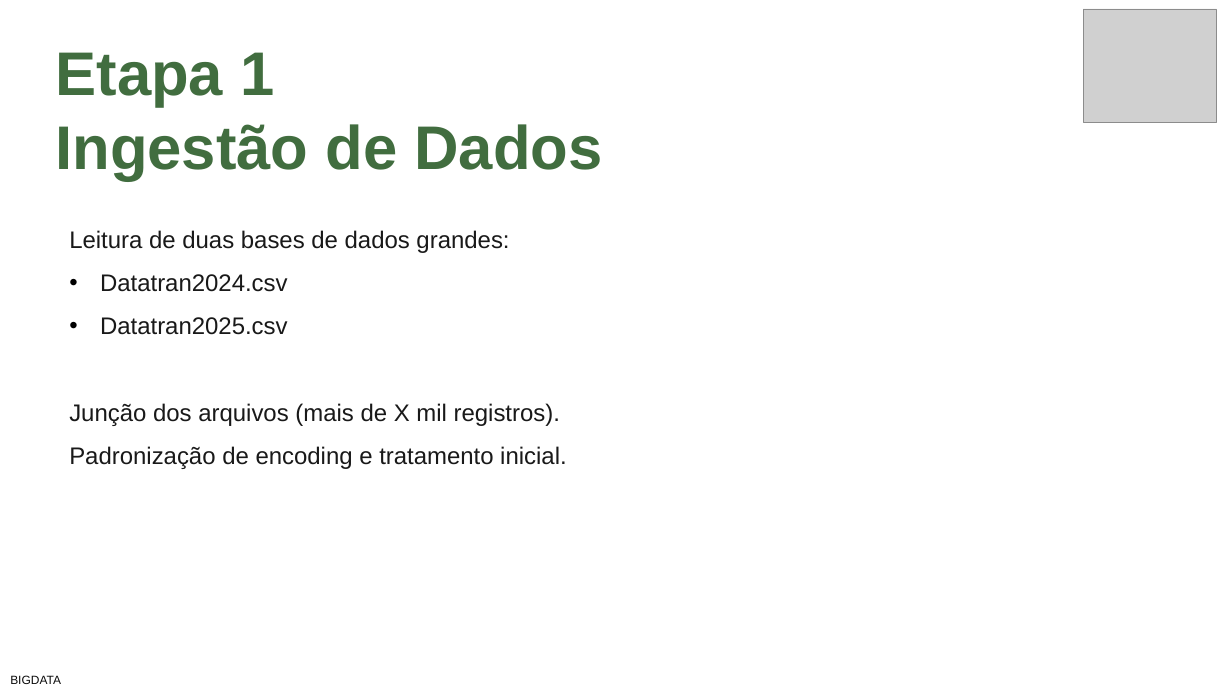
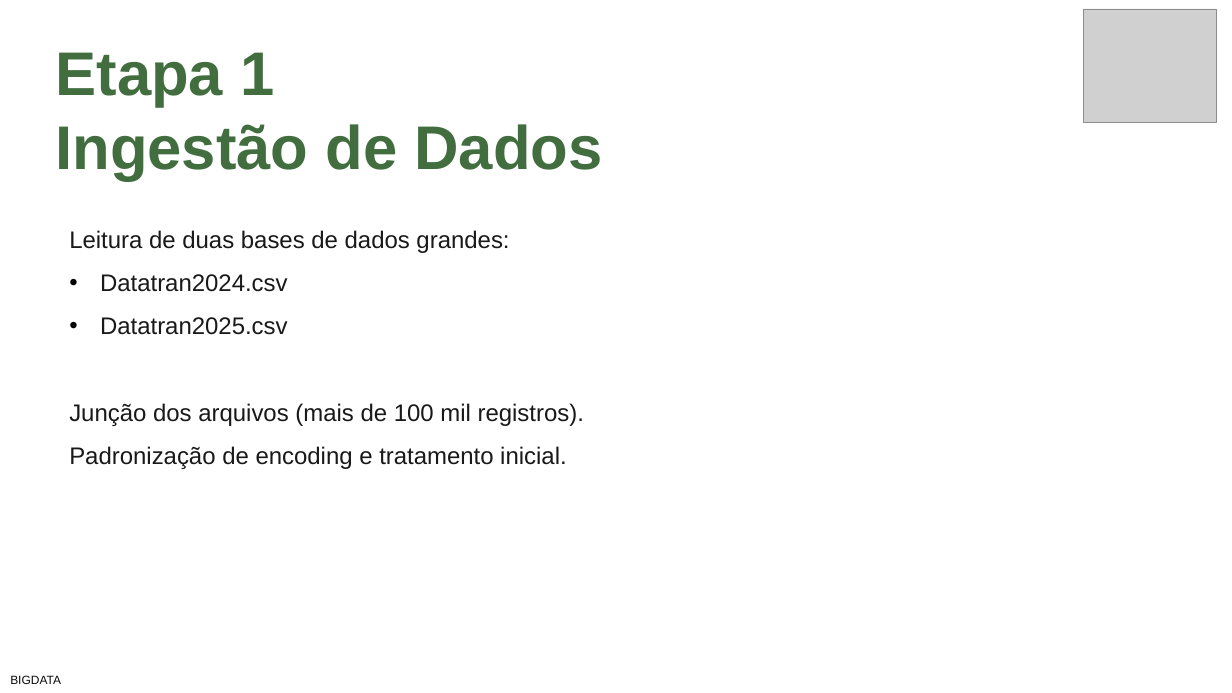
Before and after one commit to Mariott0/Bigdata-FinalTask, a slide deck: slide 4 of Apresentação Acidentes Brasil.pptx. Drawn at 1232x693 pixels with LibreOffice and Linux fonts; fonts in the diff are those of the drawing; grey boxes stand for pictures. Boxes give left, top, right and bottom in pixels: in the first picture for what was removed or moved away, otherwise in the second. Text is boxed around its words. In the diff, an @@ line names an element or a change of style, - is before the commit and + after.

```diff
--- a/Apresentação Acidentes Brasil.pptx
+++ b/Apresentação Acidentes Brasil.pptx
@@ text at (69, 403, 584, 426): text changed @@
-Junção dos arquivos (mais de X mil registros).
+Junção dos arquivos (mais de 100 mil registros).
```
Also in this commit, not shown: 2 other slides changed, 4 slides added, 3 other files.
